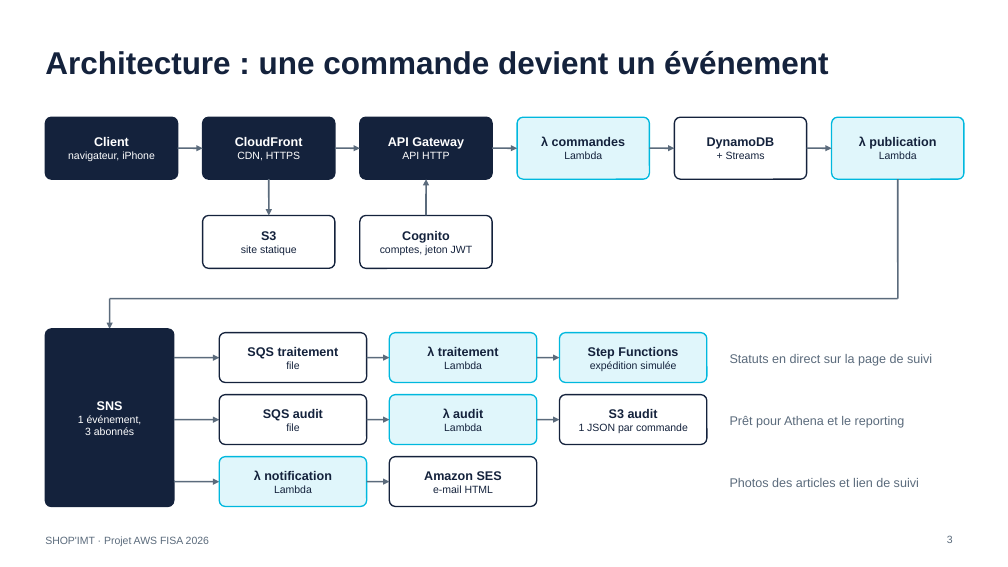
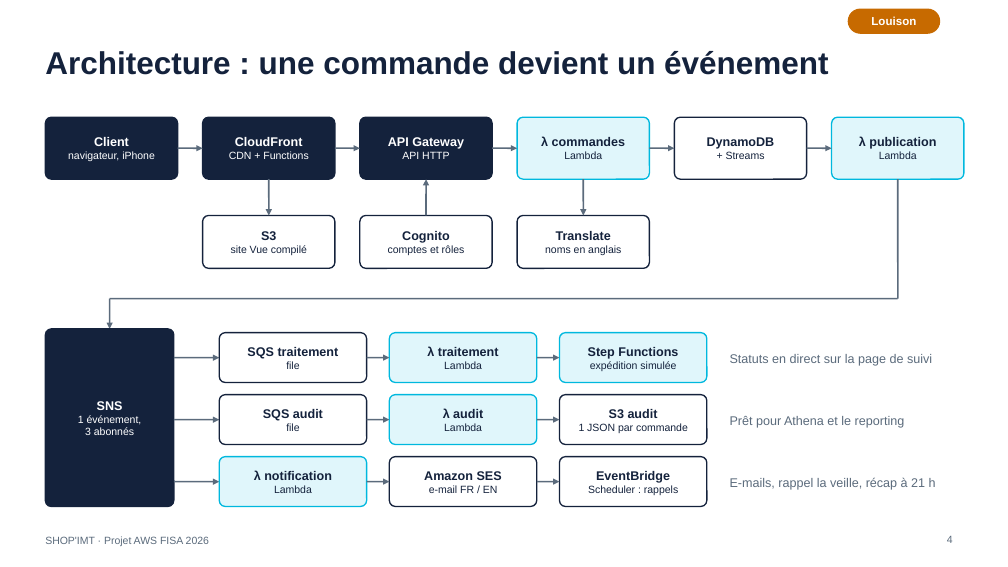
Before and after one commit to louizoom/shop-imt, a slide deck: slide 4 of docs/SHOP-IMT-presentation.pptx (slide 3 before the commit). Drawn at 1008x567 pixels with LibreOffice and Linux fonts; fonts in the diff are those of the drawing. Boxes give left, top, right and bottom in pixels: in the first picture for what was removed or moved away, otherwise in the second. Text is boxed around its words. In the diff, an @@ line names an element or a change of style, - is before the commit and + after.

```diff
--- a/docs/SHOP-IMT-presentation.pptx
+++ b/docs/SHOP-IMT-presentation.pptx
@@ rounded rectangle added at (848, 9, 940, 33), fill #C76A00, outline #C76A00 1 pt @@
@@ text added at (871, 16, 916, 25), 11 pt, text #FFFFFF, bold @@
+Louison
@@ text at (229, 151, 308, 159): text changed @@
-CDN, HTTPS
+CDN + Functions
@@ arrow added from (583, 179) to (584, 216), #5B6B7C 1.5 pt @@
@@ rounded rectangle added at (517, 216, 650, 268), fill #FFFFFF, outline #14223C 1.25 pt @@
@@ text added at (545, 231, 621, 255), 10 pt, text #14223C @@
+Translate
+noms en anglais
@@ text at (231, 245, 307, 255): text changed @@
-site statique
+site Vue compilé
@@ text at (388, 245, 465, 255): text changed @@
-comptes, jeton JWT
+comptes et rôles
@@ rounded rectangle added at (560, 457, 707, 507), fill #FFFFFF, outline #14223C 1.25 pt @@
@@ text added at (588, 471, 678, 495), 10 pt, text #14223C @@
+EventBridge
+Scheduler : rappels
@@ text at (730, 477, 936, 490): text changed @@
-Photos des articles et lien de suivi
+E-mails, rappel la veille, récap à 21 h
@@ text at (429, 485, 498, 493): text changed @@
-e-mail HTML
+e-mail FR / EN
@@ arrow added from (537, 482) to (560, 482), #5B6B7C 1.5 pt @@
@@ page number at (947, 536, 953, 543): text changed @@
-3
+4
```
Also in this commit, not shown: 6 other slides changed, 4 slides added, 1 slide removed, 1 other file.
